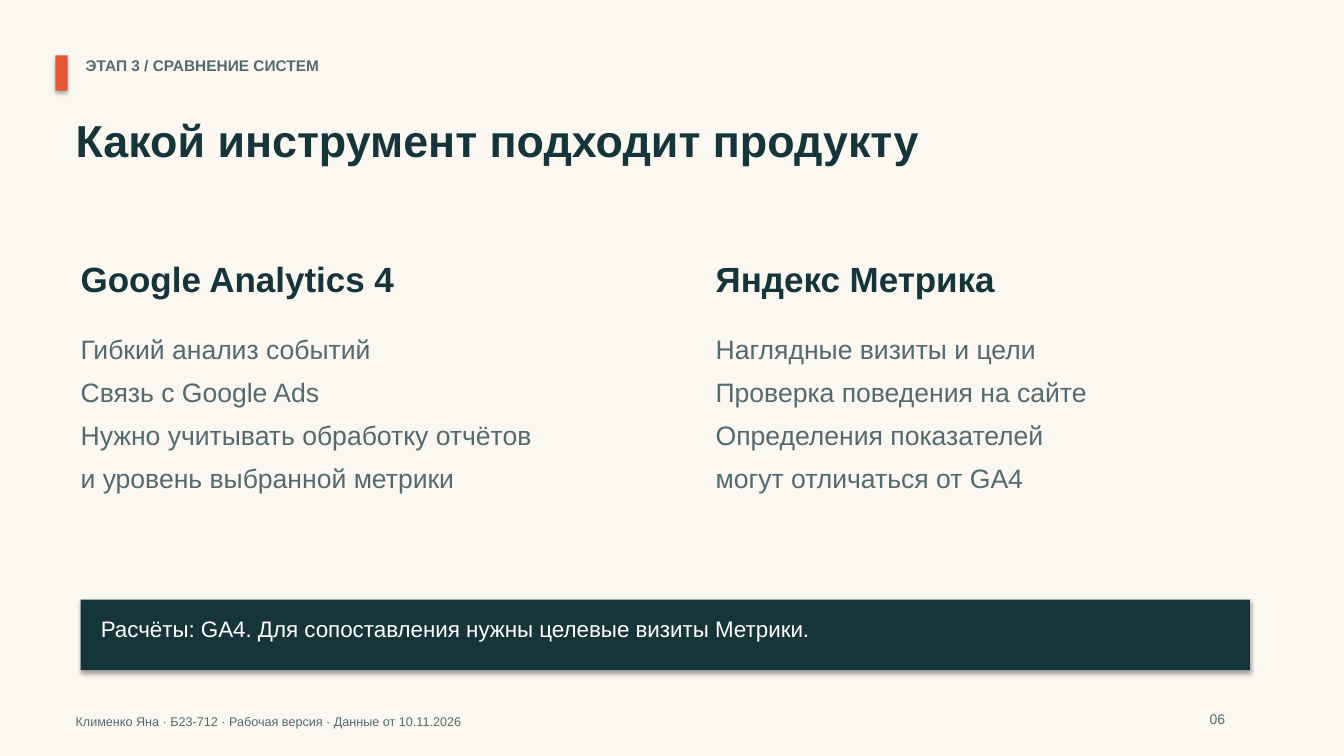
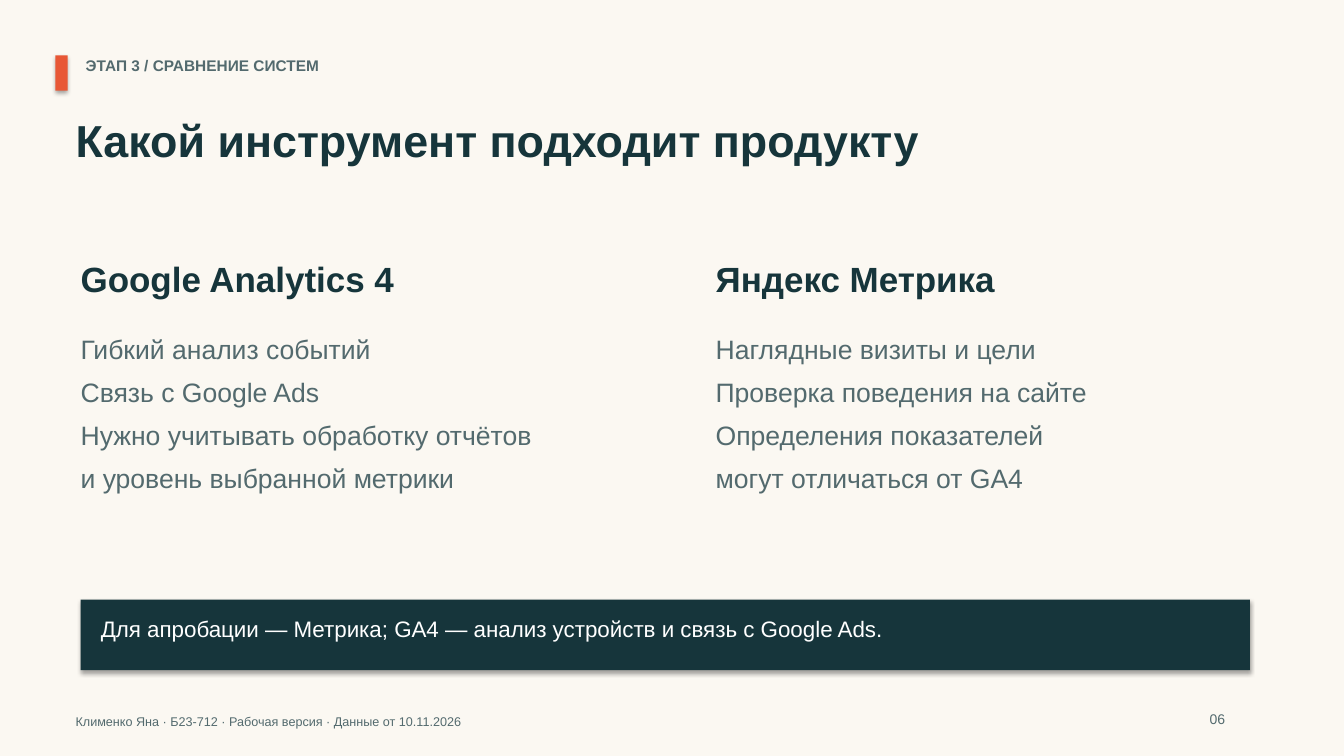
Before and after one commit to indolentmenace/hubspot-lab3, a slide deck: slide 6 of materials/LR3_HubSpot_presentation.pptx. Drawn at 1344x756 pixels with LibreOffice and Linux fonts; fonts in the diff are those of the drawing. Boxes give left, top, right and bottom in pixels: in the first picture for what was removed or moved away, otherwise in the second. Text is boxed around its words. In the diff, an @@ line names an element or a change of style, - is before the commit and + after.

```diff
--- a/materials/LR3_HubSpot_presentation.pptx
+++ b/materials/LR3_HubSpot_presentation.pptx
@@ text at bbox=[101, 620, 883, 642]: text changed @@
-Расчёты: GA4. Для сопоставления нужны целевые визиты Метрики.
+Для апробации — Метрика; GA4 — анализ устройств и связь с Google Ads.
```
Also in this commit, not shown: 2 other slides changed, 5 other files.
